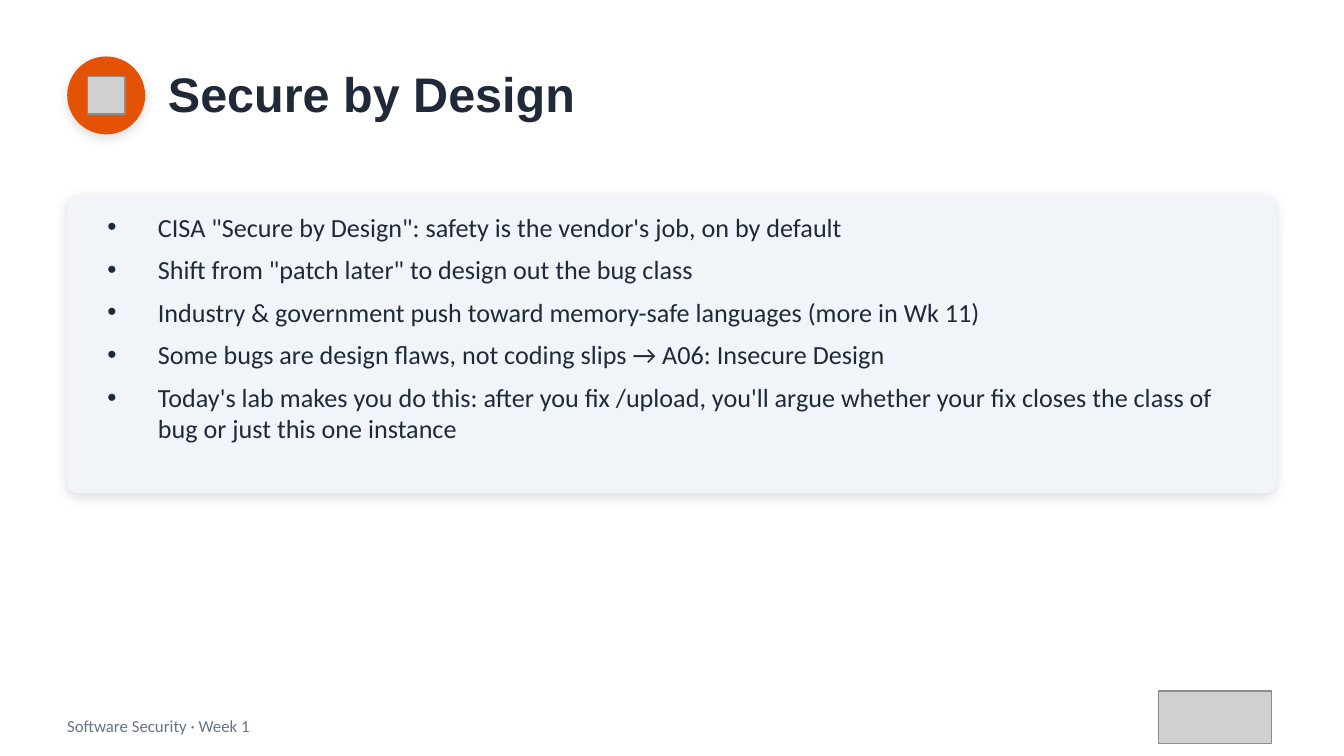
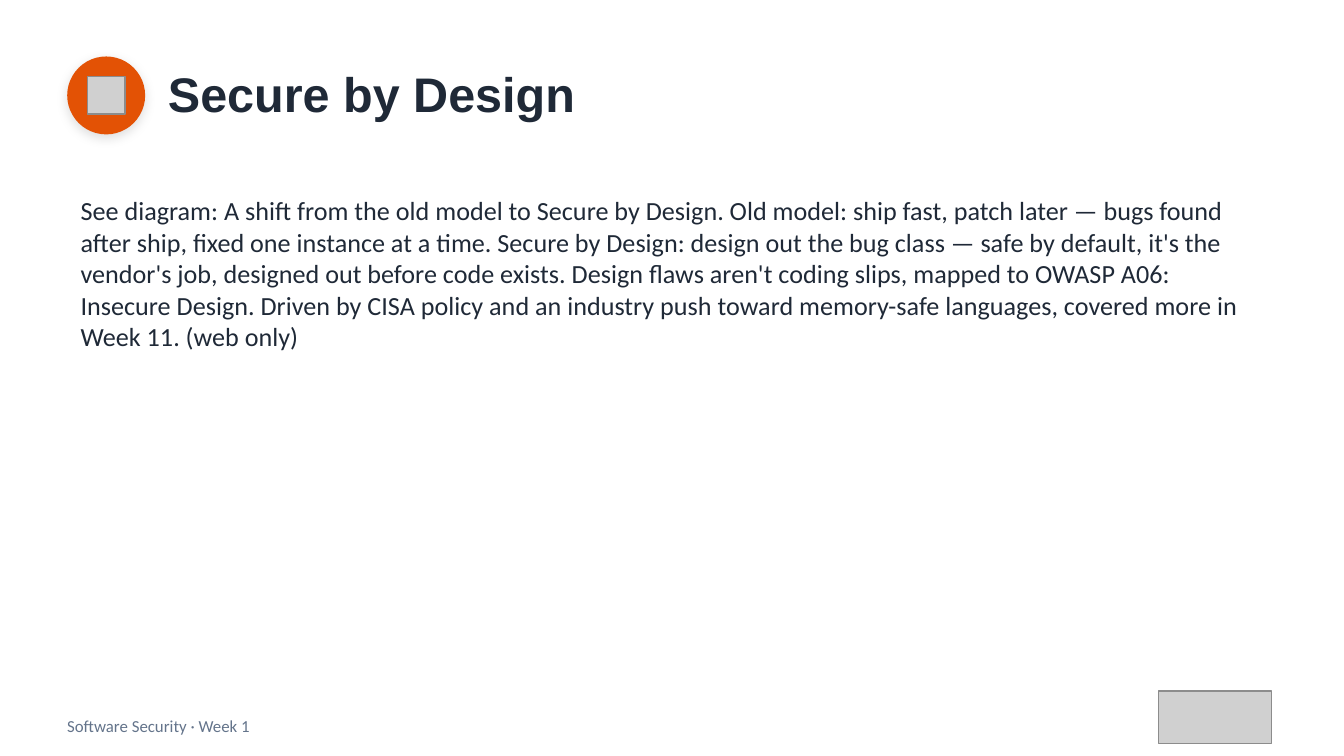
Before and after one commit to 6531503085Sutapat/software-security, a slide deck: slide 15 of slides/pptx/week01.pptx (slide 11 before the commit). Drawn at 1344x756 pixels with LibreOffice and Linux fonts; fonts in the diff are those of the drawing; grey boxes stand for pictures. Boxes give left, top, right and bottom in pixels: in the first picture for what was removed or moved away, otherwise in the second. Text is boxed around its words. In the diff, an @@ line names an element or a change of style, - is before the commit and + after.

```diff
--- a/slides/pptx/week01.pptx
+++ b/slides/pptx/week01.pptx
@@ rounded rectangle removed at bbox=[67, 195, 1277, 493] @@
@@ text at bbox=[81, 202, 1237, 351]: text changed @@
-• CISA "Secure by Design": safety is the vendor's job, on by default
-• Shift from "patch later" to design out the bug class
-• Industry & government push toward memory-safe languages (more in Wk 11)
-• Some bugs are design flaws, not coding slips → A06: Insecure Design
-• Today's lab makes you do this: after you fix /upload, you'll argue whether your fix closes the class of bug or just this one instance
+See diagram: A shift from the old model to Secure by Design. Old model: ship fast, patch later — bugs found after ship, fixed one instance at a time. Secure by Design: design out the bug class — safe by default, it's the vendor's job, designed out before code exists. Design flaws aren't coding slips, mapped to OWASP A06: Insecure Design. Driven by CISA policy and an industry push toward memory-safe languages, covered more in Week 11. (web only)
```
Also in this commit, not shown: 4 other slides changed, 4 slides added, 6 other files.
